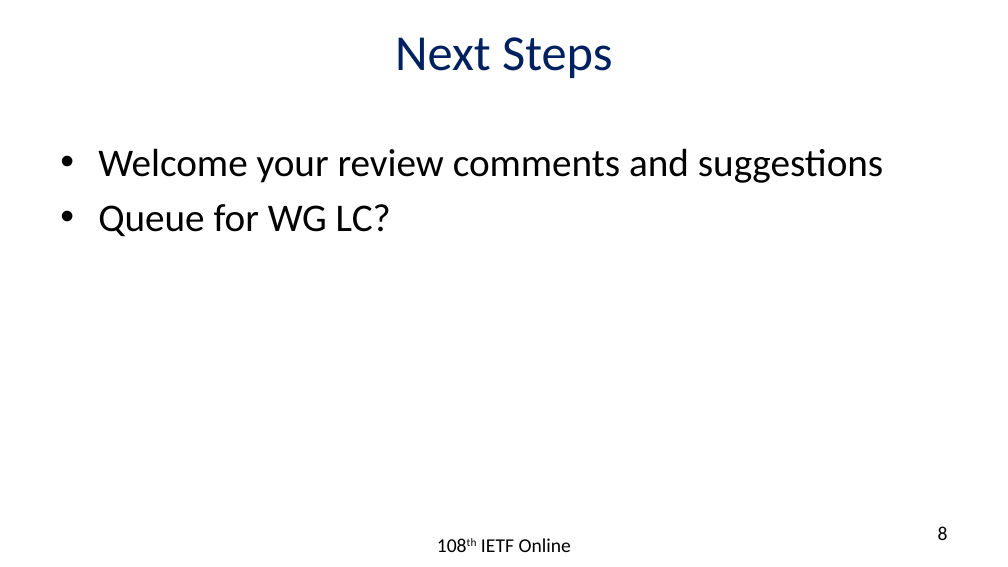
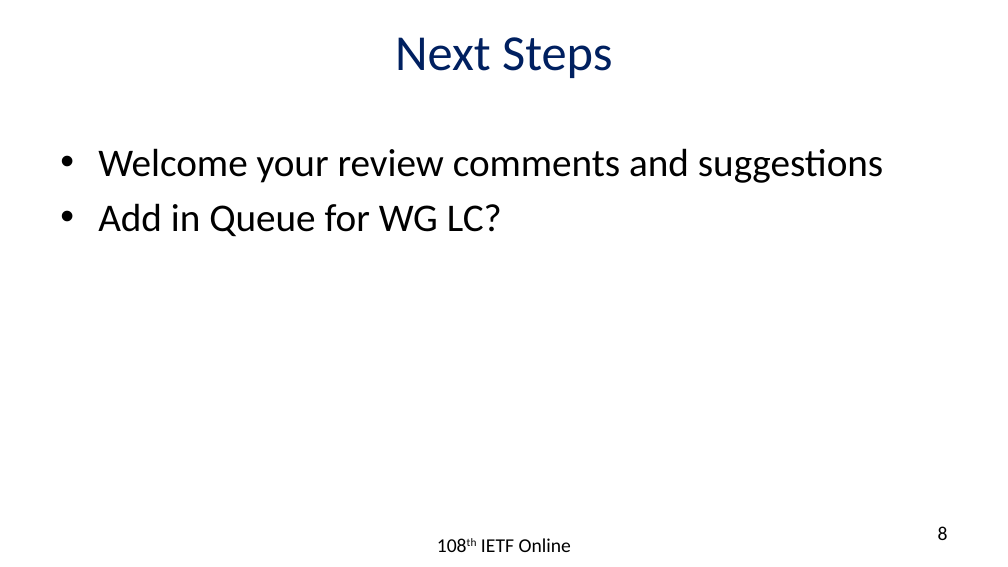
Before and after one commit to rakgandhi/ietf-slides, a slide deck: slide 8 of draft-ietf-pce-sr-bidir-path-02.pptx. Drawn at 1008x567 pixels with LibreOffice and Linux fonts; fonts in the diff are those of the drawing. Boxes give left, top, right and bottom in pixels: in the first picture for what was removed or moved away, otherwise in the second. Text is boxed around its words. In the diff, an @@ line names an element or a change of style, - is before the commit and + after.

```diff
--- a/draft-ietf-pce-sr-bidir-path-02.pptx
+++ b/draft-ietf-pce-sr-bidir-path-02.pptx
@@ text at [98,203,502,237]: text changed @@
-• Queue for WG LC?
+• Add in Queue for WG LC?
```
Also in this commit, not shown: 3 other slides changed, 1 other file.
